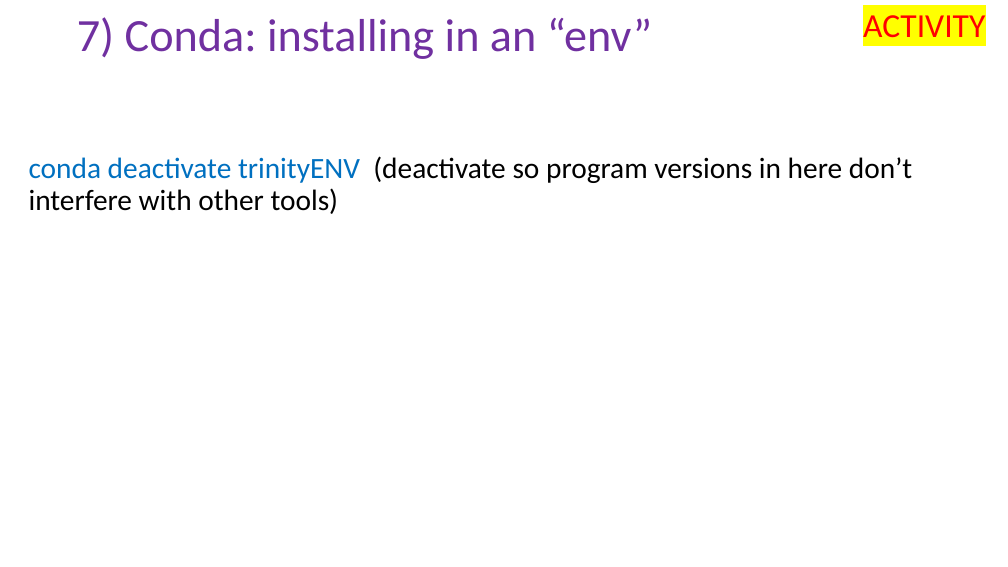
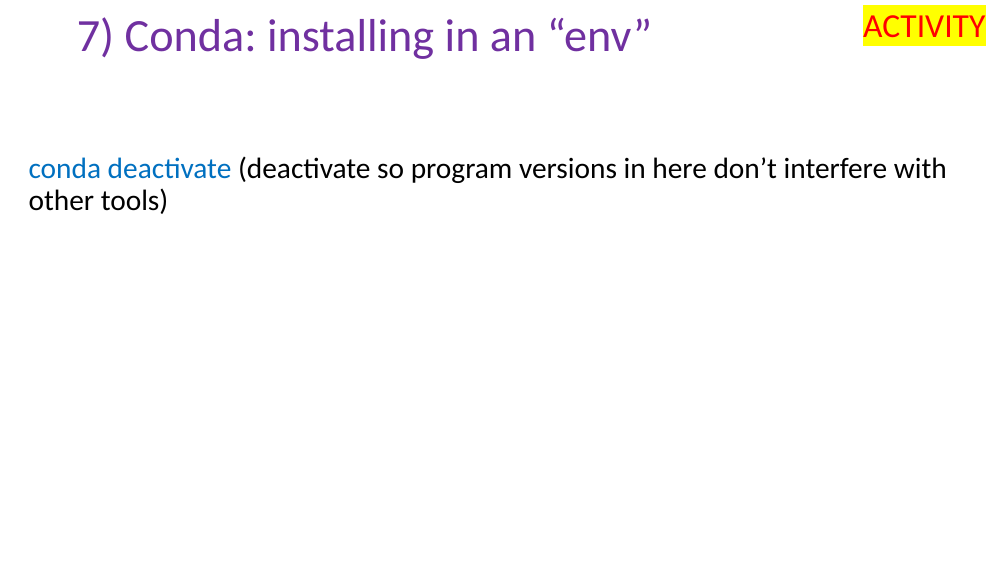
Before and after one commit to peterthorpe5/Sys_admin, a slide deck: slide 12 of cluster_course/powerpoint/7_Conda.pptx. Drawn at 1008x567 pixels with LibreOffice and Linux fonts; fonts in the diff are those of the drawing. Boxes give left, top, right and bottom in pixels: in the first picture for what was removed or moved away, otherwise in the second. Text is boxed around its words. In the diff, an @@ line names an element or a change of style, - is before the commit and + after.

```diff
--- a/cluster_course/powerpoint/7_Conda.pptx
+++ b/cluster_course/powerpoint/7_Conda.pptx
@@ text at [29,156,947,214]: text changed @@
-conda deactivate trinityENV (deactivate so program versions in here don’t interfere with other tools)
+conda deactivate (deactivate so program versions in here don’t interfere with other tools)
```
Also in this commit, not shown: 7 other slides changed, 6 other files.
